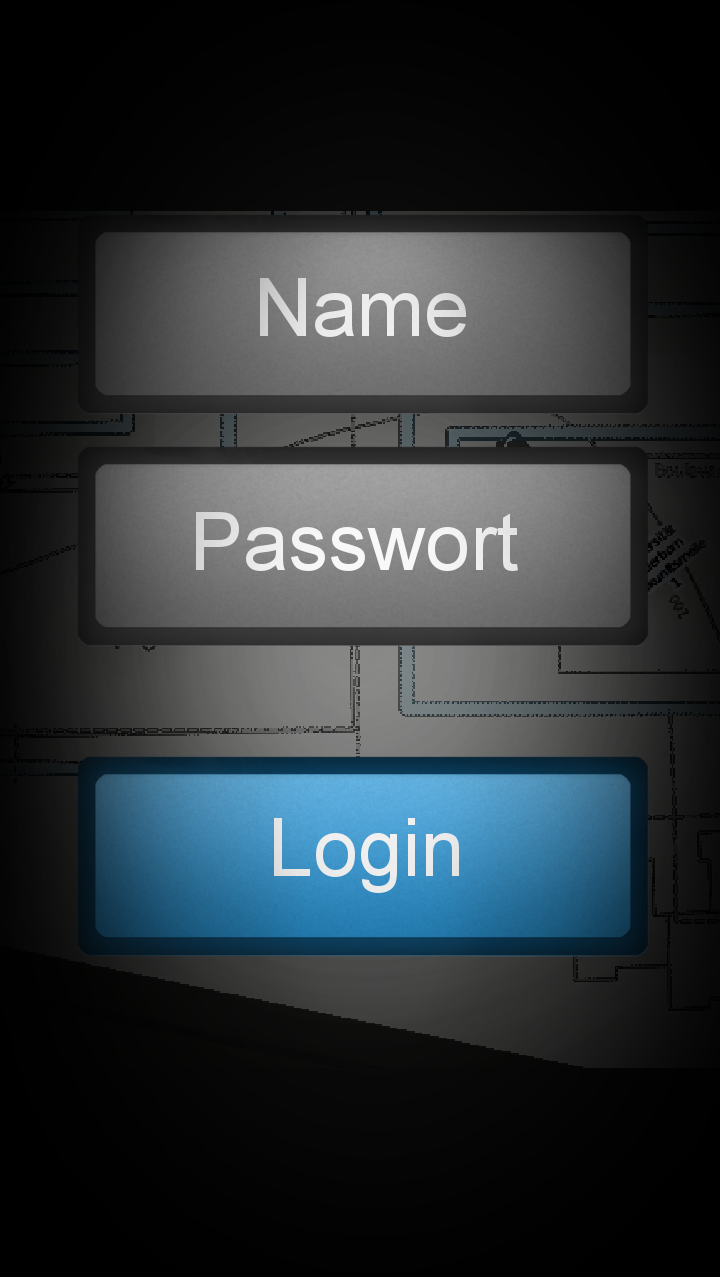
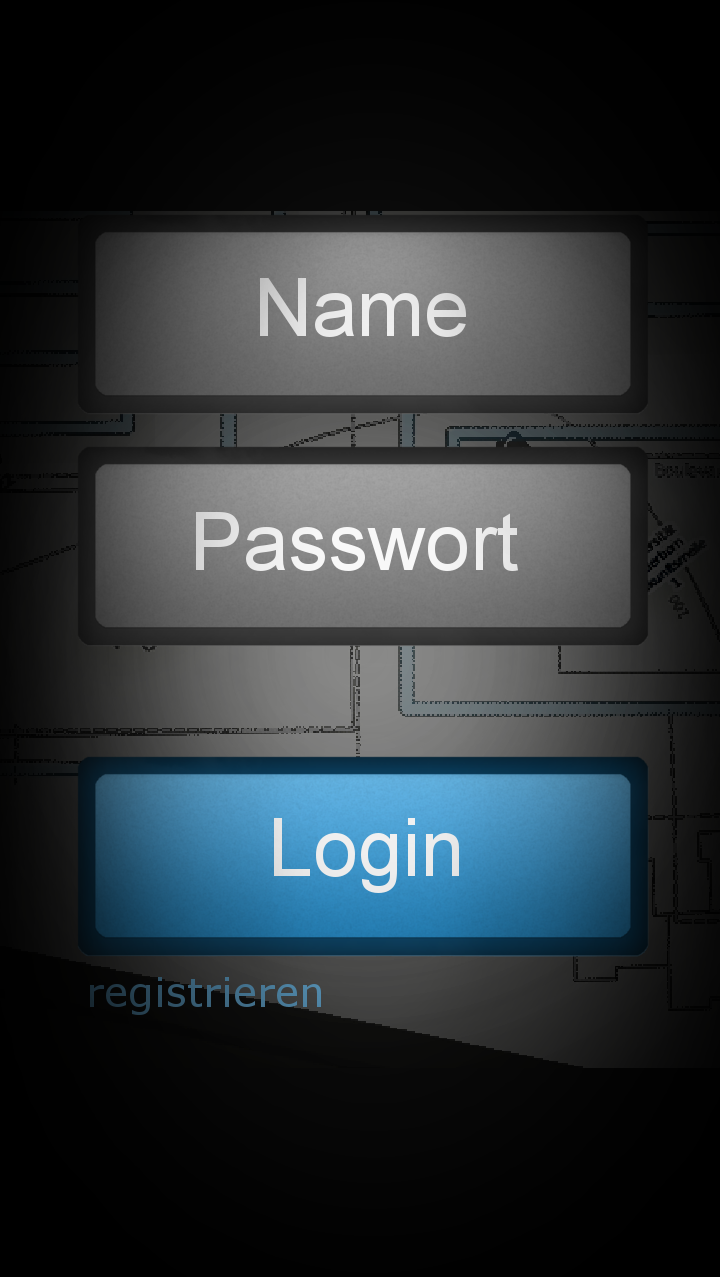
Revision of a layered 720px x 1277px image; what changed, layer by layer:
added layer "registrieren" above "Login" over [90, 977, 321, 1015]
